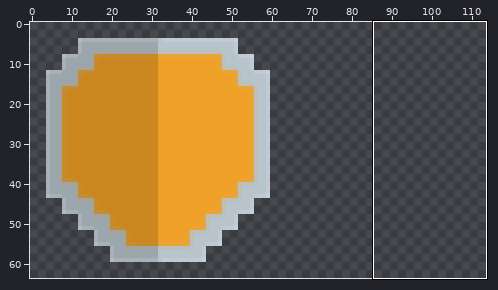
Two states of a sprite sheet, assets/shield.png. The first picture is a wide view before the edit; the outline marks the close-up.
Close-up. Before:
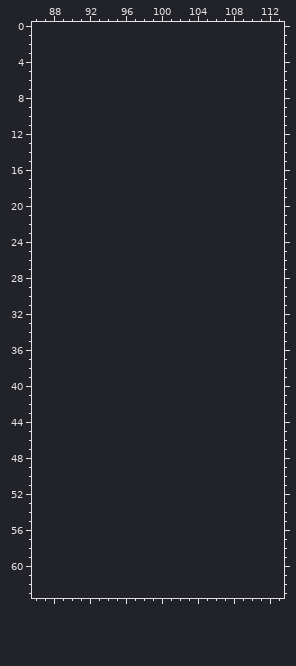
The file is 64x64 pixels. Colours within 5 levels of each other are drawn and written as one. Shown: x 86..113, y 0..63. The old version is drawn lined up with the new one, on the new canvas. The wide view leaves out empty margins.
The result:
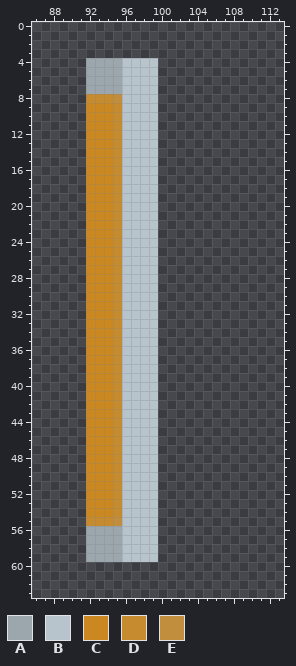
Palette (. is transparent): A #9ba6ad  B #b7c4cc  C #cb8820  D #c68b2f  E #c18e3d
Change:
canvas 64x64 -> 128x64
The author put colour A in rows 4 to 7 at x 92 to 95; in rows 56 to 59 at x 92 to 95.
The author put colour B in rows 4 to 59 at x 96 to 99.
The author put colour C in rows 9 to 54 at x 92 to 94.
The author put colour D in row 8 at x 92 to 94; in rows 9 to 54 at x 95; in row 55 at x 92 to 94.
The author put colour E in row 8 at x 95; in row 55 at x 95.
